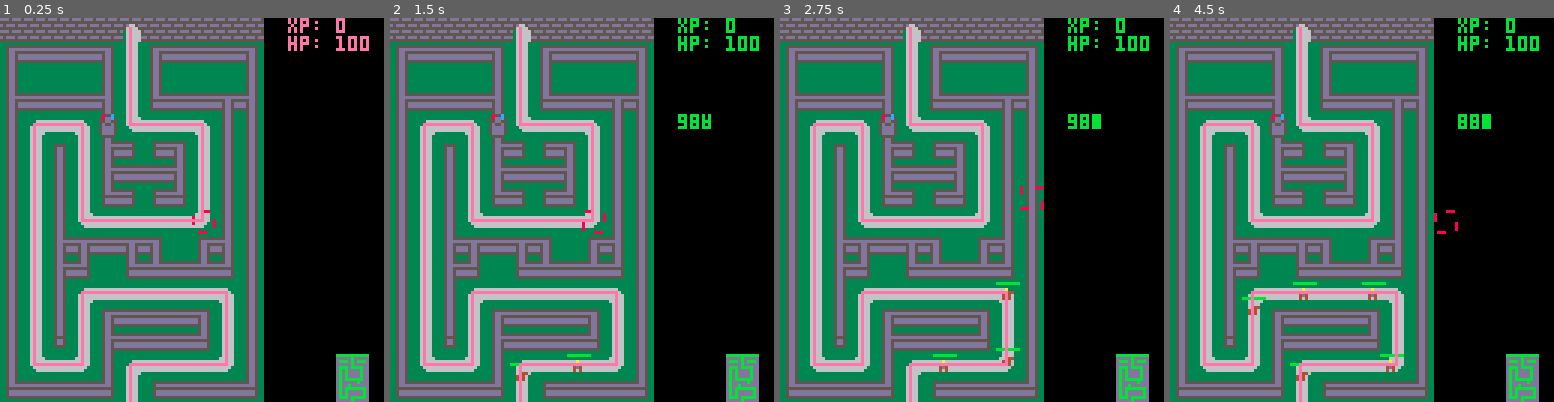
Above: before the commit, frames 1-4 (left to right).
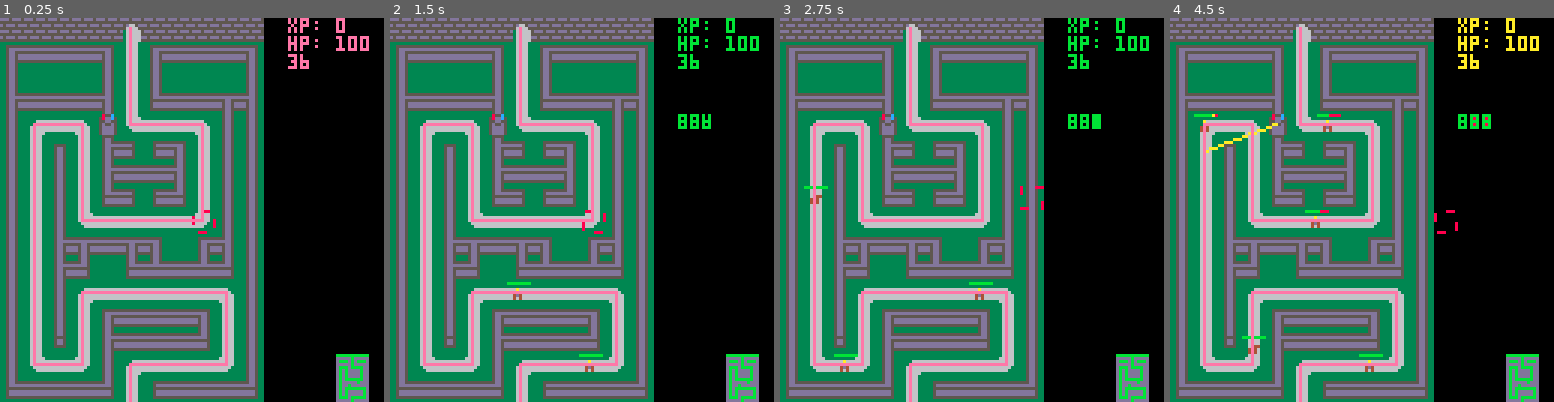
Above: after the commit, the same moments.

Repository: nfearnley/girltower
Game: PICO-8 cartridge girltower.p8
Two runs of this game, one before a commit and one after it. Both use one fixed random seed, a clock stepped at 60 frames per second and the inputs below.
Inputs:
- Up to frame 1 (0.25 s): no input
- Up to frame 2 (1.5 s): tap X (X key) at 0.33, 1.07 s
- Up to frame 3 (2.75 s): hold Right 1.6-2.1 s; tap X (X key) at 1.85 s; hold Up 2.15-2.42 s; hold Right from 2.47 s (still down)
- Up to frame 4 (4.5 s): tap X (X key) at 2.97, 4.08 s; release Right at 3.03 s; hold Left 3.08-3.58 s; hold Down 3.63-3.97 s; hold Right from 4.02 s (still down)

The runs differ from the first frame. In frame 1, 0.1% of the frame differs, in the area x 75-81%, y 9-14%; in frame 2, 0.4%; in frame 3, 0.6%; in frame 4, 1.6%, in the area x 6-97%, y 0-95%.

Commit message:
got wallmap working

Diff:
--- a/girltower.p8
+++ b/girltower.p8
@@ -43,7 +43,7 @@
   cls()
   map(0,16,0,0,16,16)
   map(0,0,0,0,16,16)
-  wallmap=35-game.hp*3/100
+  wallmap=ceil(32+max(0,game.hp)*4/100)
   map(0,wallmap,0,0,16,1)
   for tow in all(towers) do
    tow:draw()
@@ -52,12 +52,12 @@
    enem:draw()
   end
   for eff in all(effects) do
-   printh(rnd())
    eff:draw()
   end
   curs:draw()
   print("xp: "..game.xp,96,0)
   print("hp: "..game.hp,96,6)
+  print(wallmap,96,12)
   if (debug) showdebug()
 end
 
@@ -174,10 +174,10 @@
 function enemy:new(args)
  args = args or {}
  o = setmetatable({}, self)
- o.speed=nildef(args.speed,1)
+ o.speed=nildef(args.speed,3)
  o.step = 0
  o.x,o.y = getxy(0)
- o.hp = nildef(args.hp,200+flr(rnd(400)))
+ o.hp = nildef(args.hp,600+flr(rnd(400)))
  o.maxhp = o.hp
  o.alive = true
  return o
@@ -409,15 +409,15 @@
 00000000000000000000000000000000000000000000000000000000000000000000000000000000000000000000000000000000000000000000000000000000
 00000000000000000000000000000000000000000000000000000000000000000000000000000000000000000000000000000000000000000000000000000000
 00000000000000000000000000000000000000000000000000000000000000000000000000000000000000000000000000000000000000000000000000000000
+d3d3d3d3d3c2d3d3d3d3d30000000000000000000000000000000000000000000000000000000000000000000000000000000000000000000000000000000000
+00000000000000000000000000000000000000000000000000000000000000000000000000000000000000000000000000000000000000000000000000000000
+d3d3d3d3d3b2d3d3d3d3d30000000000000000000000000000000000000000000000000000000000000000000000000000000000000000000000000000000000
+00000000000000000000000000000000000000000000000000000000000000000000000000000000000000000000000000000000000000000000000000000000
+c3c3c3c3c3b2c3c3c3c3c30000000000000000000000000000000000000000000000000000000000000000000000000000000000000000000000000000000000
+00000000000000000000000000000000000000000000000000000000000000000000000000000000000000000000000000000000000000000000000000000000
+b3b3b3b3b3a2b3b3b3b3b30000000000000000000000000000000000000000000000000000000000000000000000000000000000000000000000000000000000
+00000000000000000000000000000000000000000000000000000000000000000000000000000000000000000000000000000000000000000000000000000000
 a3a3a3a3a3a2a3a3a3a3a30000000000000000000000000000000000000000000000000000000000000000000000000000000000000000000000000000000000
-00000000000000000000000000000000000000000000000000000000000000000000000000000000000000000000000000000000000000000000000000000000
-b3b3b3b3b3a2b3b3b3b3b30000000000000000000000000000000000000000000000000000000000000000000000000000000000000000000000000000000000
-00000000000000000000000000000000000000000000000000000000000000000000000000000000000000000000000000000000000000000000000000000000
-c3c3c3c3c3b2c3c3c3c3c30000000000000000000000000000000000000000000000000000000000000000000000000000000000000000000000000000000000
-00000000000000000000000000000000000000000000000000000000000000000000000000000000000000000000000000000000000000000000000000000000
-d3d3d3d3d3b2d3d3d3d3d30000000000000000000000000000000000000000000000000000000000000000000000000000000000000000000000000000000000
-00000000000000000000000000000000000000000000000000000000000000000000000000000000000000000000000000000000000000000000000000000000
-d3d3d3d3d3c2d3d3d3d3d30000000000000000000000000000000000000000000000000000000000000000000000000000000000000000000000000000000000
 __gff__
 0001010100000000000000000000000000010101010000000000000000000000000101010100000000000000000000000001010101000000000000000000000000000000000000000000000000000000000000000000000000000000000000000000000000000000000000000000000000000000000000000000000000000000
 0000000000000000000000000000000000000000000000000000000000000000000000000000000000000000000000000000000000000000000000000000000000000000000000000000000000000000000000000000000000000000000000000000000000000000000000000000000000000000000000000000000000000000
